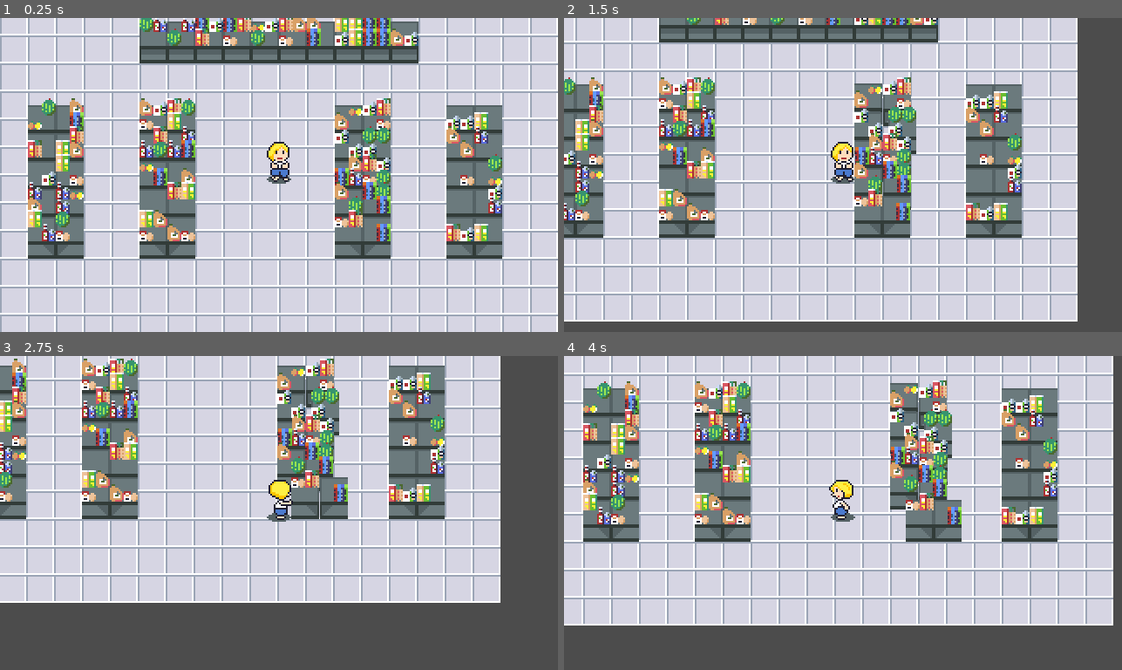
Above: before the commit, frames 1-4 (two rows, left to right).
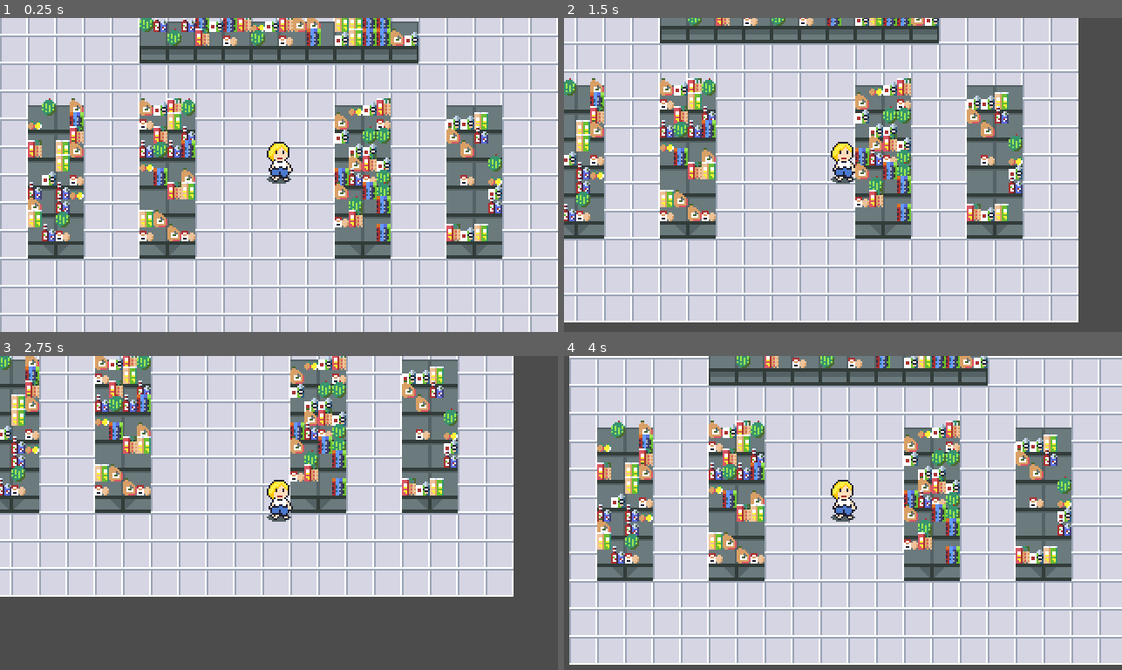
Above: after the commit, the same moments.

Repository: martindzejky/the-last-toilet-paper
Game: Godot game, scene res://scenes/main.tscn
Two runs of this game, one before a commit and one after it. Both use one fixed random seed, a clock stepped at 60 frames per second and the inputs below.
Inputs:
- Up to frame 1 (0.25 s): no input
- Up to frame 2 (1.5 s): tap Enter at 0.5 s; hold D (move_right) 0.53-1.28 s; hold S (move_down) from 1.28 s (still down)
- Up to frame 3 (2.75 s): release S (move_down) at 2.03 s; hold D (move_right) from 2.03 s (still down)
- Up to frame 4 (4 s): release D (move_right) at 2.78 s; hold W (move_up) 2.78-3.53 s; hold A (move_left) from 3.53 s (still down)

The runs differ from the first frame. In frame 1, less than 0.1% of the frame differs, in the area x 48-53%, y 46-50%; in frame 2, 17%; in frame 3, 41%; in frame 4, 66%, in the area x 0-100%, y 0-99%.

Commit message:
switch from inheritance to composition
- make new person scene with required components
- character physics component
- animation state component
- player controller component

Diff:
--- a/animation/karen.tres
+++ b/animation/karen.tres
@@ -2,15 +2,13 @@
 
 [ext_resource path="res://gfx/karen.png" type="Texture" id=1]
 
-
-
 [sub_resource type="AtlasTexture" id=1]
 atlas = ExtResource( 1 )
-region = Rect2( 192, 0, 16, 24 )
+region = Rect2( 64, 0, 16, 24 )
 
 [sub_resource type="AtlasTexture" id=2]
 atlas = ExtResource( 1 )
-region = Rect2( 208, 0, 16, 24 )
+region = Rect2( 80, 0, 16, 24 )
 
 [sub_resource type="AtlasTexture" id=3]
 atlas = ExtResource( 1 )
@@ -22,65 +20,65 @@
 
 [sub_resource type="AtlasTexture" id=5]
 atlas = ExtResource( 1 )
-region = Rect2( 160, 0, 16, 24 )
+region = Rect2( 96, 0, 16, 24 )
 
 [sub_resource type="AtlasTexture" id=6]
 atlas = ExtResource( 1 )
-region = Rect2( 176, 0, 16, 24 )
+region = Rect2( 112, 0, 16, 24 )
 
 [sub_resource type="AtlasTexture" id=7]
 atlas = ExtResource( 1 )
-region = Rect2( 224, 0, 16, 24 )
+region = Rect2( 32, 0, 16, 24 )
 
 [sub_resource type="AtlasTexture" id=8]
 atlas = ExtResource( 1 )
-region = Rect2( 240, 0, 16, 24 )
+region = Rect2( 48, 0, 16, 24 )
 
 [sub_resource type="AtlasTexture" id=9]
 atlas = ExtResource( 1 )
-region = Rect2( 32, 0, 16, 24 )
+region = Rect2( 224, 0, 16, 24 )
 
 [sub_resource type="AtlasTexture" id=10]
 atlas = ExtResource( 1 )
-region = Rect2( 48, 0, 16, 24 )
+region = Rect2( 240, 0, 16, 24 )
 
 [sub_resource type="AtlasTexture" id=11]
 atlas = ExtResource( 1 )
-region = Rect2( 128, 0, 16, 24 )
+region = Rect2( 0, 0, 16, 24 )
 
 [sub_resource type="AtlasTexture" id=12]
 atlas = ExtResource( 1 )
-region = Rect2( 144, 0, 16, 24 )
+region = Rect2( 16, 0, 16, 24 )
 
 [sub_resource type="AtlasTexture" id=13]
 atlas = ExtResource( 1 )
-region = Rect2( 0, 0, 16, 24 )
+region = Rect2( 160, 0, 16, 24 )
 
 [sub_resource type="AtlasTexture" id=14]
 atlas = ExtResource( 1 )
-region = Rect2( 16, 0, 16, 24 )
+region = Rect2( 176, 0, 16, 24 )
 
 [sub_resource type="AtlasTexture" id=15]
 atlas = ExtResource( 1 )
-region = Rect2( 64, 0, 16, 24 )
+region = Rect2( 192, 0, 16, 24 )
 
 [sub_resource type="AtlasTexture" id=16]
 atlas = ExtResource( 1 )
-region = Rect2( 80, 0, 16, 24 )
+region = Rect2( 208, 0, 16, 24 )
 
 [sub_resource type="AtlasTexture" id=17]
 atlas = ExtResource( 1 )
-region = Rect2( 96, 0, 16, 24 )
+region = Rect2( 128, 0, 16, 24 )
 
 [sub_resource type="AtlasTexture" id=18]
 atlas = ExtResource( 1 )
-region = Rect2( 112, 0, 16, 24 )
+region = Rect2( 144, 0, 16, 24 )
 
 [resource]
 animations = [ {
 "frames": [ SubResource( 1 ), SubResource( 2 ) ],
 "loop": true,
-"name": "push_down",
+"name": "pushLeft",
 "speed": 5.0
 }, {
 "frames": [ SubResource( 3 ), SubResource( 4 ) ],
@@ -90,36 +88,36 @@
 }, {
 "frames": [ SubResource( 5 ), SubResource( 6 ) ],
 "loop": true,
-"name": "push_right",
+"name": "moveDown",
 "speed": 5.0
 }, {
 "frames": [ SubResource( 7 ), SubResource( 8 ) ],
 "loop": true,
-"name": "push_up",
+"name": "moveLeft",
 "speed": 5.0
 }, {
 "frames": [ SubResource( 9 ), SubResource( 10 ) ],
 "loop": true,
-"name": "run_left",
+"name": "pushUp",
 "speed": 5.0
 }, {
 "frames": [ SubResource( 11 ), SubResource( 12 ) ],
 "loop": true,
-"name": "run_right",
+"name": "moveUp",
 "speed": 5.0
 }, {
 "frames": [ SubResource( 13 ), SubResource( 14 ) ],
 "loop": true,
-"name": "run_up",
+"name": "pushRight",
 "speed": 5.0
 }, {
 "frames": [ SubResource( 15 ), SubResource( 16 ) ],
 "loop": true,
-"name": "push_left",
+"name": "pushDown",
 "speed": 5.0
 }, {
 "frames": [ SubResource( 17 ), SubResource( 18 ) ],
 "loop": true,
-"name": "run_down",
+"name": "moveRight",
 "speed": 5.0
 } ]
--- /dev/null
+++ b/objects/people/person.tscn
@@ -0,0 +1,33 @@
+[gd_scene load_steps=6 format=2]
+
+[ext_resource path="res://scripts/physics/characterPhysics.gd" type="Script" id=1]
+[ext_resource path="res://scripts/animation/animState.gd" type="Script" id=2]
+[ext_resource path="res://animation/karen.tres" type="SpriteFrames" id=3]
+[ext_resource path="res://gfx/shadow.png" type="Texture" id=4]
+
+[sub_resource type="CapsuleShape2D" id=1]
+radius = 4.00002
+height = 5.99996
+
+[node name="person" type="KinematicBody2D"]
+
+[node name="collider" type="CollisionShape2D" parent="."]
+position = Vector2( 0, 2 )
+rotation = 1.57079
+shape = SubResource( 1 )
+
+[node name="physics" type="Node2D" parent="."]
+script = ExtResource( 1 )
+
+[node name="animState" type="Node2D" parent="."]
+script = ExtResource( 2 )
+
+[node name="sprite" type="AnimatedSprite" parent="."]
+position = Vector2( 0, -8 )
+frames = ExtResource( 3 )
+animation = "moveDown"
+
+[node name="shadow" type="Sprite" parent="."]
+position = Vector2( 0, 2 )
+z_index = -1
+texture = ExtResource( 4 )
--- a/objects/people/player.tscn
+++ b/objects/people/player.tscn
@@ -1,35 +1,12 @@
-[gd_scene load_steps=6 format=2]
+[gd_scene load_steps=3 format=2]
 
-[ext_resource path="res://scripts/walking.gd" type="Script" id=1]
-[ext_resource path="res://scripts/player.gd" type="Script" id=2]
-[ext_resource path="res://animation/karen.tres" type="SpriteFrames" id=3]
-[ext_resource path="res://gfx/shadow.png" type="Texture" id=4]
+[ext_resource path="res://objects/people/person.tscn" type="PackedScene" id=1]
+[ext_resource path="res://scripts/people/playerController.gd" type="Script" id=2]
 
-[sub_resource type="CapsuleShape2D" id=1]
-radius = 4.00002
-height = 5.99996
+[node name="player" instance=ExtResource( 1 )]
 
-[node name="player" type="KinematicBody2D"]
-script = ExtResource( 2 )
-__meta__ = {
-"_edit_group_": true
-}
-
-[node name="camera" type="Camera2D" parent="."]
+[node name="camera" type="Camera2D" parent="." index="4"]
 current = true
 
-[node name="collider" type="CollisionShape2D" parent="."]
-position = Vector2( 0, 2 )
-rotation = 1.57079
-shape = SubResource( 1 )
-
-[node name="sprite" type="AnimatedSprite" parent="."]
-position = Vector2( 0, -8 )
-frames = ExtResource( 3 )
-animation = "push_down"
-script = ExtResource( 1 )
-
-[node name="shadow" type="Sprite" parent="."]
-position = Vector2( 0, 2 )
-z_index = -1
-texture = ExtResource( 4 )
+[node name="playerController" type="Node2D" parent="." index="5"]
+script = ExtResource( 2 )
--- /dev/null
+++ b/objects/people/playerOld.tscn
@@ -0,0 +1,35 @@
+[gd_scene load_steps=6 format=2]
+
+[ext_resource path="res://scripts/walking.gd" type="Script" id=1]
+[ext_resource path="res://scripts/player.gd" type="Script" id=2]
+[ext_resource path="res://animation/karen.tres" type="SpriteFrames" id=3]
+[ext_resource path="res://gfx/shadow.png" type="Texture" id=4]
+
+[sub_resource type="CapsuleShape2D" id=1]
+radius = 4.00002
+height = 5.99996
+
+[node name="player" type="KinematicBody2D"]
+script = ExtResource( 2 )
+__meta__ = {
+"_edit_group_": true
+}
+
+[node name="camera" type="Camera2D" parent="."]
+current = true
+
+[node name="collider" type="CollisionShape2D" parent="."]
+position = Vector2( 0, 2 )
+rotation = 1.57079
+shape = SubResource( 1 )
+
+[node name="sprite" type="AnimatedSprite" parent="."]
+position = Vector2( 0, -8 )
+frames = ExtResource( 3 )
+animation = "push_down"
+script = ExtResource( 1 )
+
+[node name="shadow" type="Sprite" parent="."]
+position = Vector2( 0, 2 )
+z_index = -1
+texture = ExtResource( 4 )
--- a/objects/shop/regal.tscn
+++ b/objects/shop/regal.tscn
@@ -1,8 +1,9 @@
 [gd_scene load_steps=5 format=2]
 
 [ext_resource path="res://gfx/regalBottom.png" type="Texture" id=1]
-[ext_resource path="res://scripts/base/kinematicBodyWithVelocity.gd" type="Script" id=2]
+[ext_resource path="res://scripts/physics/kinematicBodyWithVelocity.gd" type="Script" id=2]
 [ext_resource path="res://objects/shop/goods.tscn" type="PackedScene" id=3]
+
 
 
 
--- a/project.godot
+++ b/project.godot
@@ -9,12 +9,24 @@
 config_version=4
 
 _global_script_classes=[ {
+"base": "Node2D",
+"class": "AnimState",
+"language": "GDScript",
+"path": "res://scripts/animation/animState.gd"
+}, {
+"base": "Node2D",
+"class": "CharacterPhysics",
+"language": "GDScript",
+"path": "res://scripts/physics/characterPhysics.gd"
+}, {
 "base": "KinematicBody2D",
 "class": "KinematicBody2DWithVelocity",
 "language": "GDScript",
-"path": "res://scripts/base/kinematicBodyWithVelocity.gd"
+"path": "res://scripts/physics/kinematicBodyWithVelocity.gd"
 } ]
 _global_script_class_icons={
+"AnimState": "",
+"CharacterPhysics": "",
 "KinematicBody2DWithVelocity": ""
 }
 
--- a/scenes/main.tscn
+++ b/scenes/main.tscn
@@ -6,7 +6,6 @@
 [ext_resource path="res://objects/shop/regalLeft.tscn" type="PackedScene" id=4]
 [ext_resource path="res://scripts/tilemap.gd" type="Script" id=5]
 [ext_resource path="res://objects/shop/regalRight.tscn" type="PackedScene" id=6]
-
 
 [node name="world" type="Node2D"]
 
--- /dev/null
+++ b/scripts/animation/animState.gd
@@ -0,0 +1,19 @@
+extends Node2D
+class_name AnimState
+
+# possible animation states, can be combined
+enum States {
+    LEFT = 1 << 0
+    UP = 1 << 1
+    RIGHT = 1 << 2
+    DOWN = 1 << 3
+
+    MOVE = 1 << 4
+    PUSH = 1 << 5
+    SEARCH = 1 << 6
+}
+
+
+# current state
+# use bitwise operations to set multiple states
+var state = 0
--- /dev/null
+++ b/scripts/people/playerController.gd
@@ -0,0 +1,49 @@
+extends Node2D
+
+# Handles input for the player. Requires a sibling called
+# "physics" to control the character and "animState" to
+# control the animations.
+
+
+var body: Node2D
+var physics: CharacterPhysics
+var animState: AnimState
+
+export(float) var movePerSecond = 64
+
+
+func _ready():
+    body = get_parent()
+    physics = body.get_node('physics')
+    animState = body.get_node('animState')
+
+    assert(physics is CharacterPhysics)
+    assert(animState is AnimState)
+
+func _process(_delta):
+    # reset the directional animation states
+    var resetStates = AnimState.States.LEFT & AnimState.States.UP & AnimState.States.RIGHT & AnimState.States.DOWN
+    animState.state &= ~resetStates
+
+    var velocity = Vector2.ZERO
+
+    if (Input.is_action_pressed('move_left')):
+        velocity.x -= 1
+        animState.state |= AnimState.States.LEFT
+    if (Input.is_action_pressed('move_right')):
+        velocity.x += 1
+        animState.state |= AnimState.States.RIGHT
+    if (Input.is_action_pressed('move_up')):
+        velocity.y -= 1
+        animState.state |= AnimState.States.UP
+    if (Input.is_action_pressed('move_down')):
+        velocity.y += 1
+        animState.state |= AnimState.States.DOWN
+
+    # normalize the vector so diagonal movement is not faster
+    velocity = velocity.normalized()
+
+    # apply the speed
+    velocity *= movePerSecond
+
+    physics.velocity = velocity
--- /dev/null
+++ b/scripts/physics/characterPhysics.gd
@@ -0,0 +1,25 @@
+extends Node2D
+class_name CharacterPhysics
+
+# This node implements physics for characters. It should
+# be placed as a child of the kinematic body of the character.
+
+
+var body: KinematicBody2D
+var velocity = Vector2.ZERO
+
+
+func _ready():
+    body = get_parent()
+    assert(body is KinematicBody2D)
+
+
+func _physics_process(delta):
+    if velocity.length() < 0.001:
+        return
+
+    # move the parent body
+    body.move_and_collide(velocity * delta)
+
+    # reset the velocity
+    velocity = Vector2.ZERO
Renamed: scripts/base/kinematicBodyWithVelocity.gd -> scripts/physics/kinematicBodyWithVelocity.gd
